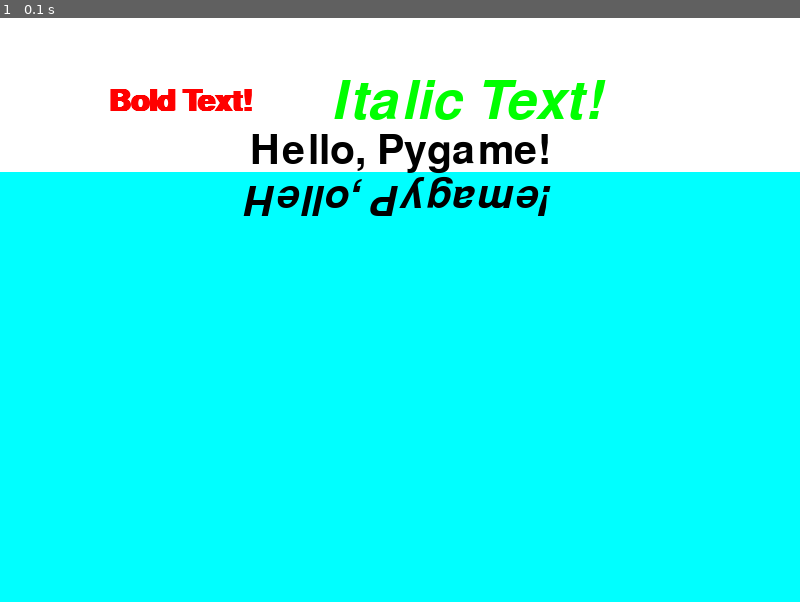
Above: before the commit, frame 1.
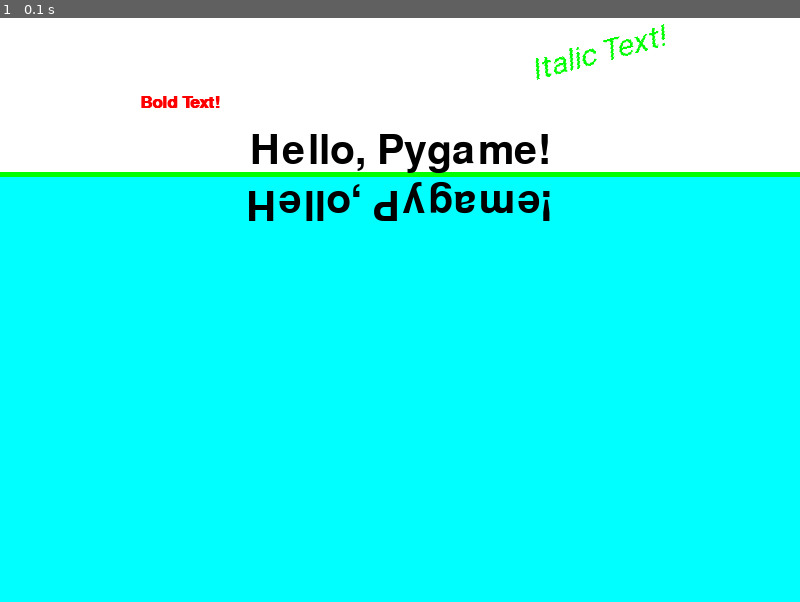
Above: after the commit, the same moment.

Repository: l-Braden-l/pygame-rotate-text
Game: pygame game, started from game.py
Two runs of this game, one before a commit and one after it. Both use one fixed random seed, a clock stepped at 60 frames per second and the inputs below.
Inputs:
- Up to frame 1 (0.1 s): no input

The runs differ from the first frame. In frame 1, 3.6% of the frame differs, in the area x 0-100%, y 1-35%.

Commit message:
Update game.py

Diff:
--- a/game.py
+++ b/game.py
@@ -19,27 +19,30 @@
              return False
     return True
 
-
+# --- Draw Text Function --- #
 def draw_text(screen,text, font_size, color, x, y, font_name = None, bold = False, italic = False, rotation = 0):
    pygame.font.init()
+
    if font_name:
       font = pygame.font.Font(font_name, font_size)
    else:
       font = pygame.font.Font(None, font_size)
    font.set_bold(bold)
    font.set_italic(italic)
-   #render text
+   # -- Make Text Surface/Render Text -- #
    text_surface = font.render(text, True, color)
 
-   # -- rotate text surface -- #
+   # -- Rotate Text Surface -- #
    if rotation != 0:
       text_surface = pygame.transform.rotate(text_surface, rotation)
 
-   # -- get the new rect for the rotated surface-- #
+   # -- Get The New rect For The Rotated Surface-- #
    text_rect = text_surface.get_rect(center=(x,y))
 
-   # -- blit the rotated text surface onto the main surface -- #
+   # -- Blit The Rotated Text Surface Onto The Main Surface -- #
    screen.blit(text_surface, text_rect.topleft)
+
+
 
 
 def main():
@@ -54,6 +57,7 @@
       screen.fill(config.WHITE) # Use color from config
 
       pygame.draw.rect(screen, config.SKY_BLUE, [0,170,900,500],0)
+      pygame.draw.rect(screen, config.GREEN, [0,170,900,5],0)
       # -- Define text properties -- #
       font_name1 = None
       text1 = "Hello, Pygame!"
@@ -61,26 +65,28 @@
       color1 = config.BLACK
       x1, y1 = 400, 150
 
+      font_name2 = "c:\Fonts\LVDCGO__.TTF"
       text2 = "Bold Text!"
-      font_size2 = 45
+      font_size2 = 25
       color2 = config.RED
       x2, y2 = 180, 100
 
+      font_name3 = "c:\Fonts\RobotoMono-VariableFont_wght.ttf"
       text3 = "Italic Text!"
-      font_size3 = 79
+      font_size3 = 30
       color3 = config.GREEN
-      x3, y3 = 470, 100
+      x3, y3 = 600, 50
 
       text4 = "!emagyP ,olleH"
       font_size4 = 60
       color4 = config.BLACK
-      x4, y4 = 398, 195
+      x4, y4 = 400, 200
 
       # -- Draw text on screen using variables -- #
       draw_text(screen, text1, font_size1, color1, x1, y1, font_name1)
-      draw_text(screen, text2, font_size2, color2, x2, y2, bold=True)
-      draw_text(screen, text3, font_size3, color3, x3, y3, italic=True, rotation= 0)
-      draw_text(screen, text4, font_size4, color4, x4, y4, italic=True, rotation= 180)
+      draw_text(screen, text2, font_size2, color2, x2, y2, font_name2, bold=True, )
+      draw_text(screen, text3, font_size3, color3, x3, y3, font_name3, italic=True, rotation= 15)
+      draw_text(screen, text4, font_size4, color4, x4, y4, italic=False, rotation= 180)
 
 
       pygame.display.flip()
